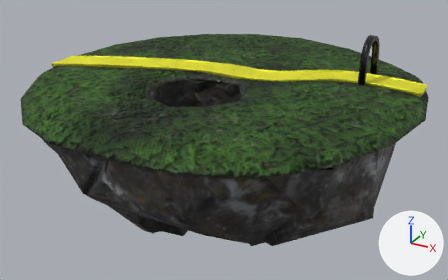
The glTF model src/worlds/COG_MemoryPalace_LowRes/assets/models/island_1/island_1.glb: old version first, new version second.
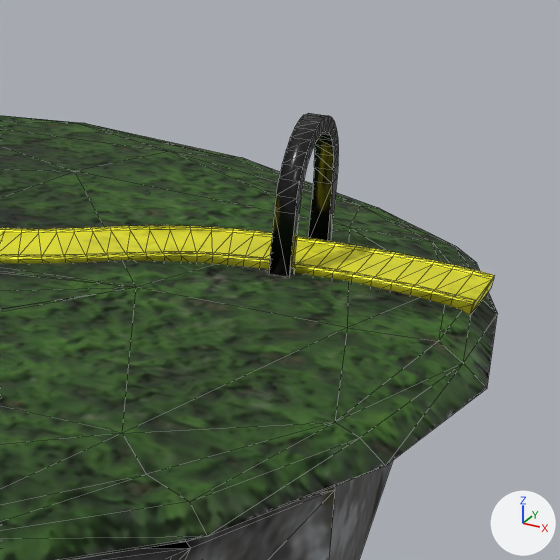
There are two pictures of each version: one whole from a 50 mm camera at (17.7, -32.8, 11.8) aimed at (-0.4, 0.1, -4.7), one close up on the part from 61% to 100% of the width and 0% to 62% of the height. The axes (+X, +Y, +Z) are drawn at lower right. The lights are the same throughout. The close-ups show mesh edges as thin lines. Where no turn or scale is listed for an object, it has been applied to the vertices.

The first close-up shows 'Archway.002', 'Island2.001', 'Road.001'.
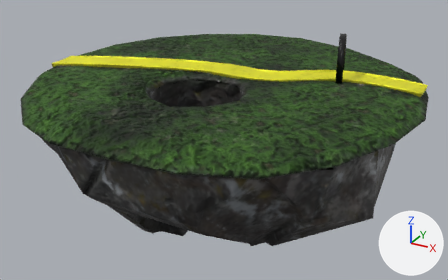
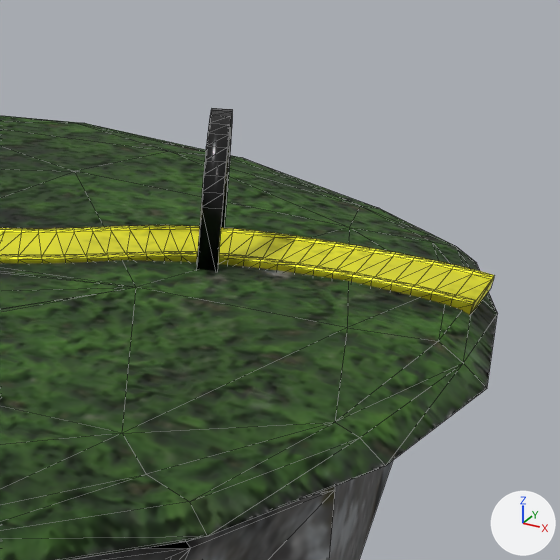
Changed parts and their boxes [x1, y1, x2, y2] in the close-ups (560 x 560 px):
'Archway.002', moved, turned
    before: [269, 113, 339, 277]
    after: [196, 108, 233, 271]

What the commit changed:
Object 'Archway.002' (ob_archway_002) moves from (0.0, 0.0, 0.0) to (0.0, 1.473, -0.437).
Object 'Archway.002' (ob_archway_002) turns from (0, 0, 0) to (-16, 0, 0) degrees about x, y and z.
